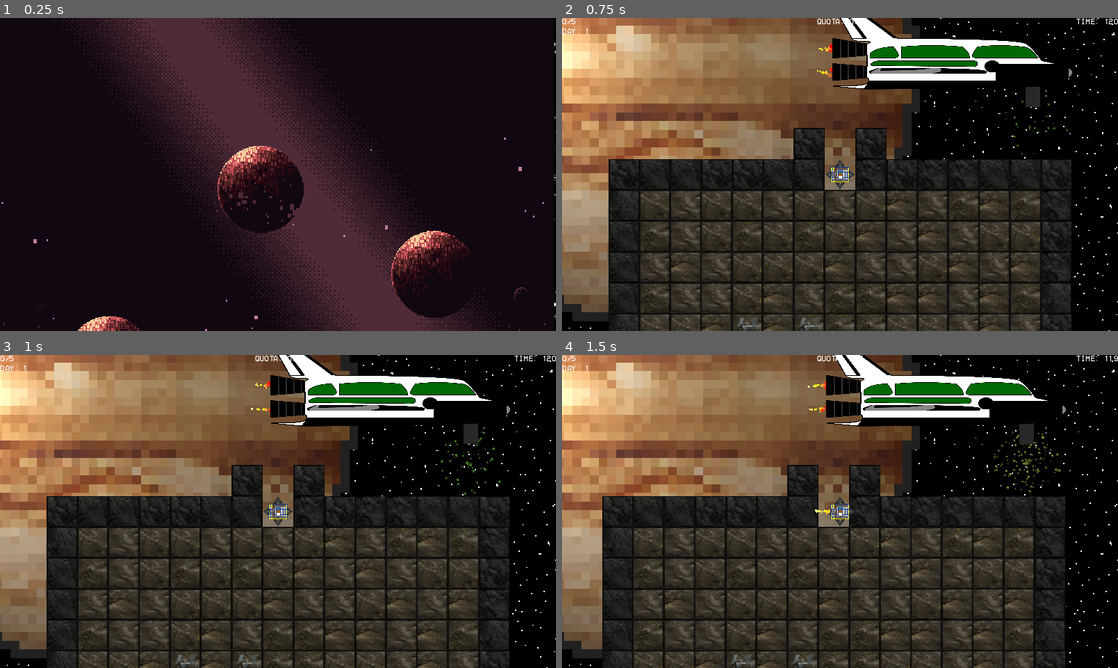
Above: before the commit, frames 1-4 (two rows, left to right).
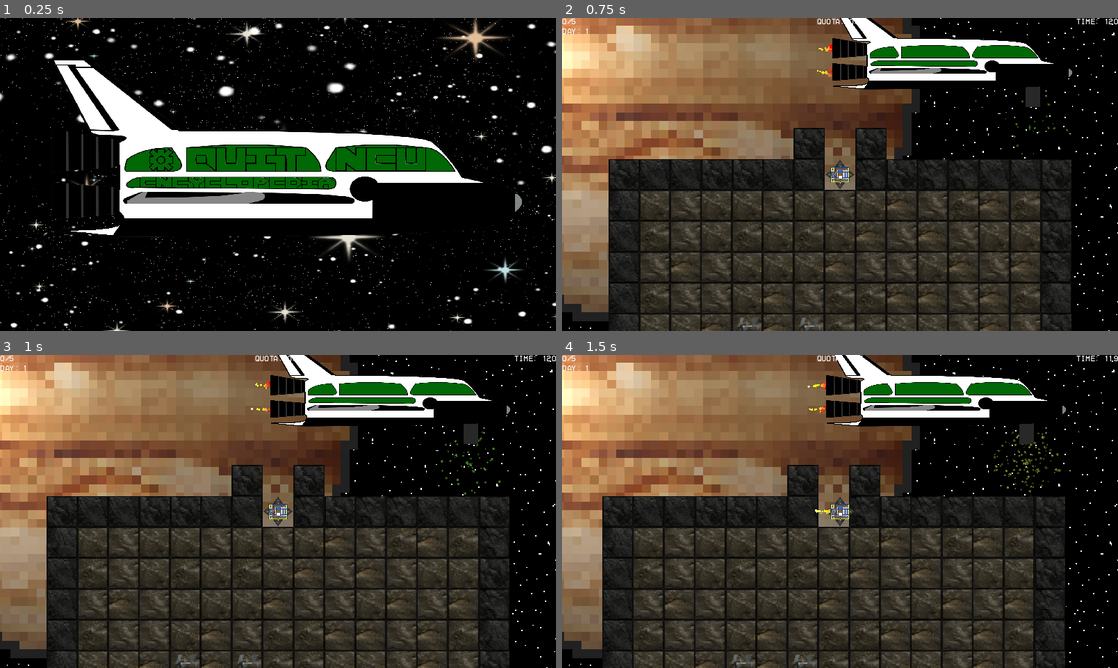
Above: after the commit, the same moments.

Repository: MissionToPsyche-Iridium/iridium_21q_web_game-csu
Game: Godot game, scene res://Menus/menus.tscn
Two runs of this game, one before a commit and one after it. Both use one fixed random seed, a clock stepped at 60 frames per second and the inputs below.
Inputs (mouse positions are in pixels of both pictures, inside the frame that each line leads up to):
- Up to frame 1 (0.25 s): no input
- Up to frame 2 (0.75 s): click "New" at 0.5 s
- Up to frame 3 (1 s): no input
- Up to frame 4 (1.5 s): move the mouse to (962, 495) at 1.27 s; hold D (right) from 1.28 s (still down); tap Space (Leave) at 1.35 s

The runs differ from the first frame. In frame 1, 44% of the frame differs, in the area x 0-100%, y 0-100%; in frame 2, nothing differs; in frame 3, nothing differs; in frame 4, nothing differs.

Commit message:
Background
Made small changes to parallax background.

Diff:
--- a/Menus/Encyclopedia/encyclopedia.tscn
+++ b/Menus/Encyclopedia/encyclopedia.tscn
@@ -1,11 +1,6 @@
-[gd_scene load_steps=7 format=3 uid="uid://bpi5a0um0pec2"]
+[gd_scene load_steps=2 format=3 uid="uid://bpi5a0um0pec2"]
 
 [ext_resource type="Script" path="res://Menus/MenuScripts/encyclopedia.gd" id="1_wqc73"]
-[ext_resource type="Texture2D" uid="uid://djni7ri3m5gvl" path="res://Assets/Space background/parallax-space-backgound.png" id="2_ljbtg"]
-[ext_resource type="Texture2D" uid="uid://bgvf4n5hwjgk6" path="res://Assets/Space background/parallax-space-big-planet.png" id="3_u7b8r"]
-[ext_resource type="Texture2D" uid="uid://vcy1xcr78k8t" path="res://Assets/Space background/parallax-space-far-planets.png" id="4_jh7o4"]
-[ext_resource type="Texture2D" uid="uid://cmbjdey7q7n4y" path="res://Assets/Space background/parallax-space-ring-planet.png" id="5_36bnb"]
-[ext_resource type="Texture2D" uid="uid://b5661gfvdmmqn" path="res://Assets/Space background/parallax-space-stars.png" id="6_ahbkk"]
 
 [node name="Encyclopedia" type="Control"]
 layout_mode = 3
@@ -64,57 +59,5 @@
 offset_right = -1.0
 offset_bottom = 325.0
 
-[node name="ParallaxBackground" type="ParallaxBackground" parent="."]
-
-[node name="ParallaxLayer" type="ParallaxLayer" parent="ParallaxBackground"]
-position = Vector2(8, 24)
-motion_scale = Vector2(0, 0)
-
-[node name="Sprite2D" type="Sprite2D" parent="ParallaxBackground/ParallaxLayer"]
-position = Vector2(560, 304)
-scale = Vector2(4.26471, 4.2)
-texture = ExtResource("2_ljbtg")
-metadata/_edit_lock_ = true
-
-[node name="ParallaxLayer2" type="ParallaxLayer" parent="ParallaxBackground"]
-position = Vector2(32, -40)
-motion_scale = Vector2(0.7, 0.7)
-motion_mirroring = Vector2(1120, 0)
-
-[node name="Sprite2D" type="Sprite2D" parent="ParallaxBackground/ParallaxLayer2"]
-position = Vector2(104, 168)
-scale = Vector2(2.04545, 2.06322)
-texture = ExtResource("3_u7b8r")
-
-[node name="Sprite2D2" type="Sprite2D" parent="ParallaxBackground/ParallaxLayer2"]
-position = Vector2(464, 344)
-scale = Vector2(2.04545, 2.06322)
-texture = ExtResource("3_u7b8r")
-
-[node name="Sprite2D3" type="Sprite2D" parent="ParallaxBackground/ParallaxLayer2"]
-position = Vector2(912, 520)
-scale = Vector2(2.04545, 2.06322)
-texture = ExtResource("3_u7b8r")
-
-[node name="Sprite2D4" type="Sprite2D" parent="ParallaxBackground/ParallaxLayer2"]
-position = Vector2(202, 574)
-scale = Vector2(1.27941, 1.225)
-texture = ExtResource("4_jh7o4")
-
-[node name="Sprite2D5" type="Sprite2D" parent="ParallaxBackground/ParallaxLayer2"]
-position = Vector2(702, 440)
-scale = Vector2(0.779412, 0.95)
-texture = ExtResource("4_jh7o4")
-
-[node name="Sprite2D6" type="Sprite2D" parent="ParallaxBackground/ParallaxLayer2"]
-position = Vector2(568, 552)
-scale = Vector2(1.59804, 1)
-texture = ExtResource("5_36bnb")
-
-[node name="Sprite2D7" type="Sprite2D" parent="ParallaxBackground/ParallaxLayer2"]
-position = Vector2(432, 336)
-scale = Vector2(3.29412, 4.05)
-texture = ExtResource("6_ahbkk")
-
 [connection signal="visibility_changed" from="." to="." method="_on_visibility_changed"]
 [connection signal="pressed" from="Back" to="." method="_on_back_pressed"]
--- a/Menus/MenuScripts/encyclopedia.gd
+++ b/Menus/MenuScripts/encyclopedia.gd
@@ -1,8 +1,5 @@
 extends Control
 #Encyclopedia Menu#
-
-@onready var parallax_layer = $ParallaxBackground/ParallaxLayer
-@onready var parallax_background = $ParallaxBackground
 
 #Entry Lists#
 @onready var upgradeslist = $ScrollContainer/VBoxContainer/UpgradesList
@@ -23,7 +20,6 @@
 @onready var entryInfo = $EntryInfo
 
 func _ready():
-	parallax_layer.motion_mirroring = Vector2(816, 0)  # Image width now 816px
 	#Fills oreList#
 	for id in pickArr:
 		#Instantiates requires scenes
@@ -177,6 +173,3 @@
 	get_node("../ParallaxBackground").visible = true
 	get_node("../Title").visible = true
 	get_node("../Encyclopedia").visible = false
-
-func _process(delta):
-	parallax_background.scroll_offset.x -= 50 * delta
